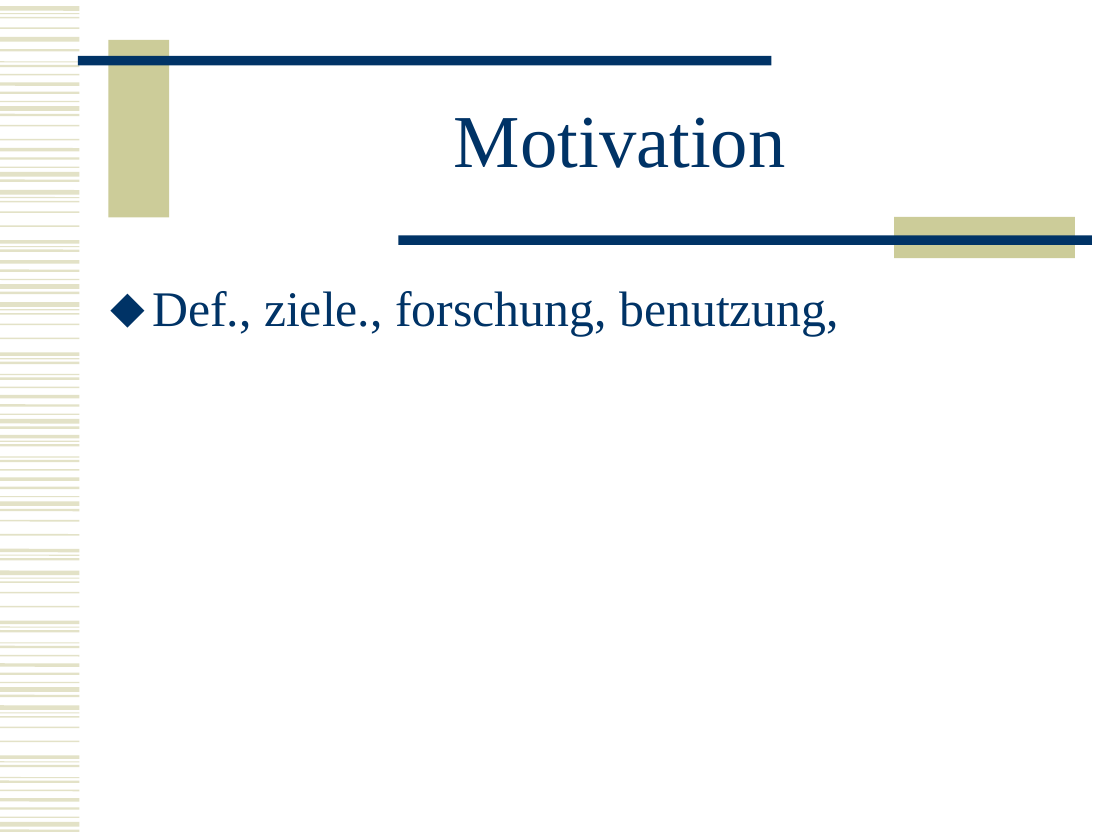
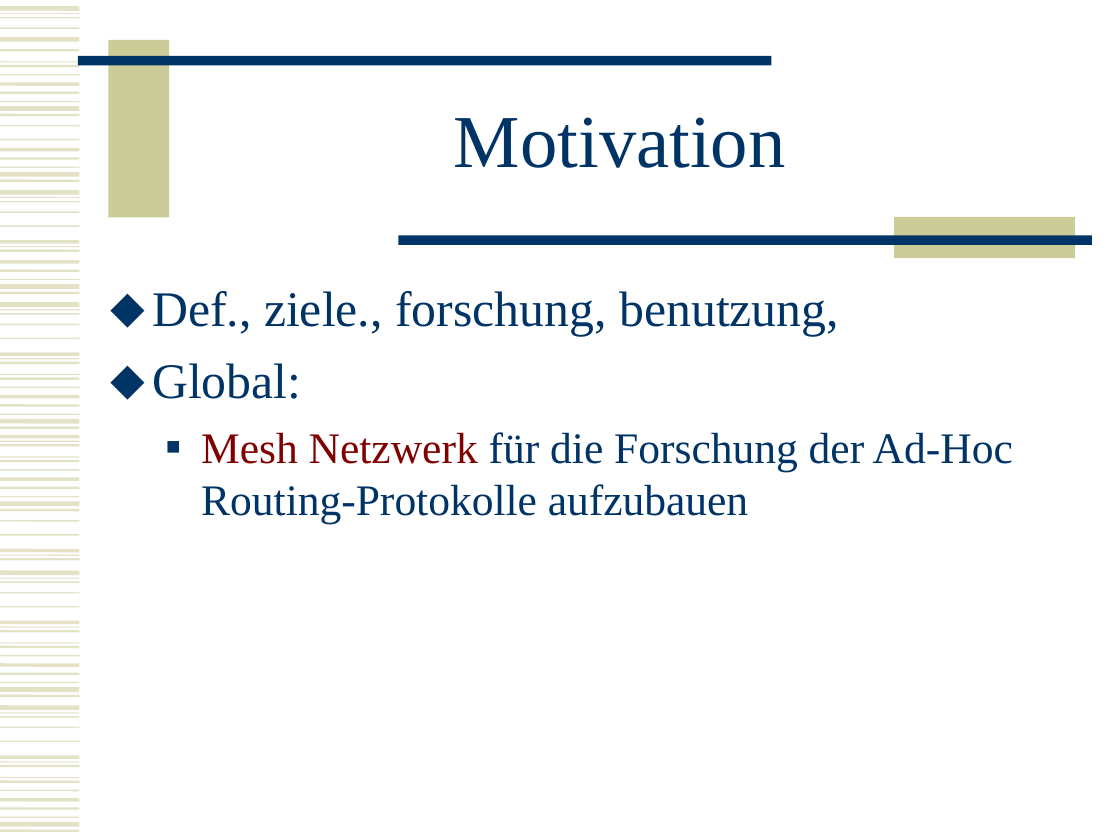
Before and after one commit to BackupTheBerlios/mesh2nexus-svn, a slide deck: slide 3 of documents/folien/MeshNew.ppt. Drawn at 1120x840 pixels with LibreOffice and Linux fonts; fonts in the diff are those of the drawing. Boxes give left, top, right and bottom in pixels: in the first picture for what was removed or moved away, otherwise in the second. Text is boxed around its words. In the diff, an @@ line names an element or a change of style, - is before the commit and + after.

```diff
--- a/documents/folien/MeshNew.ppt
+++ b/documents/folien/MeshNew.ppt
@@ text at <box>152,363,1013,524</box>: paragraphs added @@
+⬥ Global:
+  ■ Mesh Netzwerk für die Forschung der Ad-Hoc Routing-Protokolle aufzubauen
```
Also in this commit, not shown: 2 other slides changed, 3 slides added, 6 slides removed.
